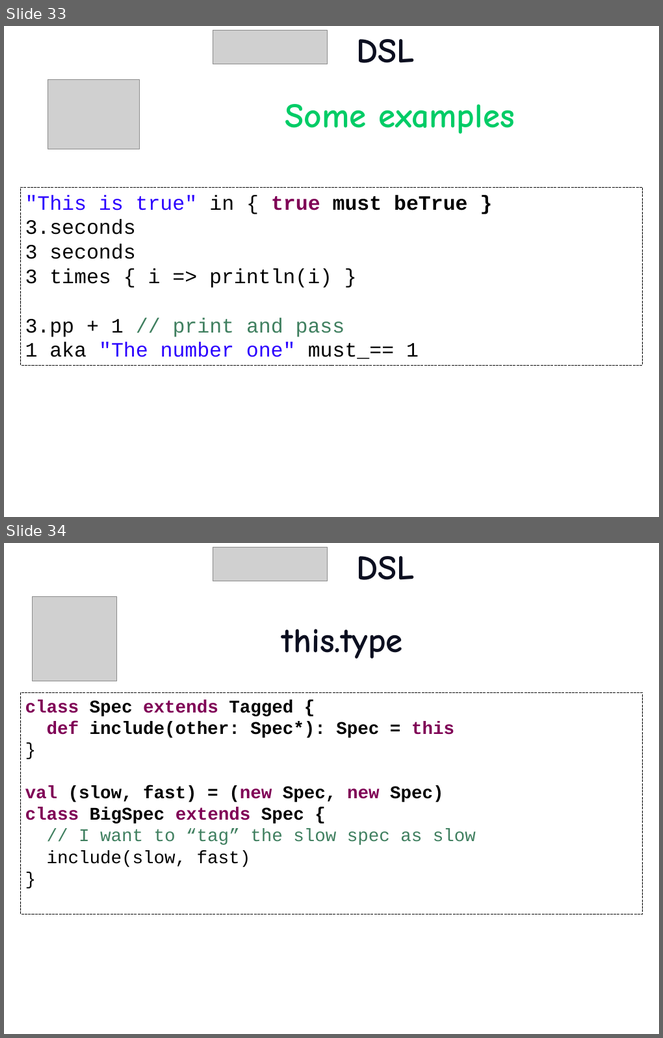
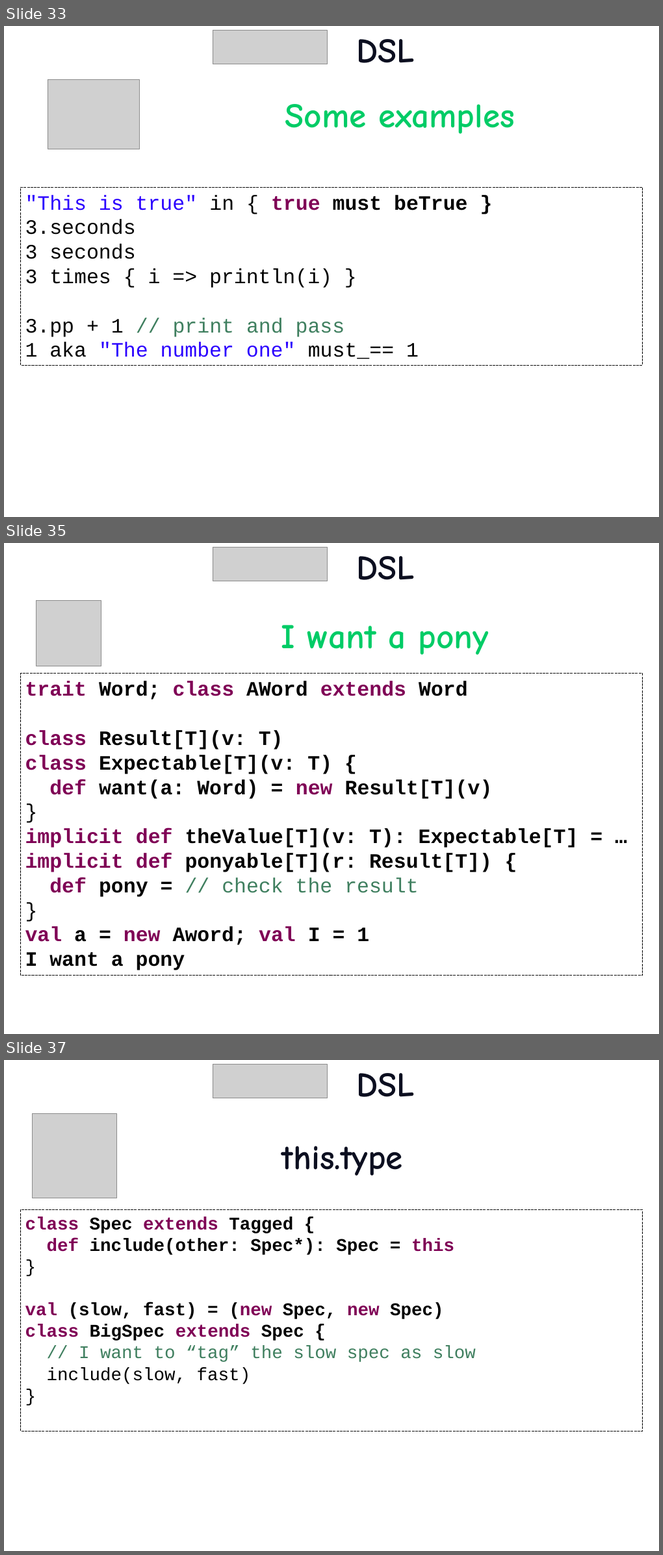
Before and after one commit to etorreborre/oscon-2010, a slide deck: src/main/resources/oscon_2010_specs.pptx. Shown one above the other, each under a label of ours: slides 33 and 34 before the commit, slides 33, 35 and 37 after it; the slides between them are not shown. The pictures are 663x1038 and 663x1555 pixels, drawn with LibreOffice and Linux fonts; fonts in the diff are those of the drawing; grey boxes stand for pictures; background and template pictures are left out. Boxes give left, top, right and bottom in pixels: in the first picture for what was removed or moved away, otherwise in the second. Text is boxed around its words. In the diff, an @@ line names an element or a change of style, - is before the commit and + after.

Commit message:
added results

```diff
--- a/src/main/resources/oscon_2010_specs.pptx
+++ b/src/main/resources/oscon_2010_specs.pptx
@@ slide 35 added at (4, 543, 659, 1034), background picture (left out) @@
@@ picture added at (213, 547, 328, 581) @@
@@ title added at (357, 556, 415, 580), 54 pt, text #0C0F20, bold @@
+DSL
@@ picture added at (36, 601, 102, 666) @@
@@ text added at (281, 625, 489, 655), 54 pt, text #00CC66, bold @@
+I want a pony
@@ rectangle added at (21, 674, 642, 976), fill #FFFFFF, outline #000000 0.75 pt dashed, 32 pt, text #000000, bold @@
+trait Word; class AWord extends Word
+class Result[T](v: T)
+class Expectable[T](v: T) {
+def want(a: Word) = new Result[T](v)
+}
+implicit def theValue[T](v: T): Expectable[T] = …
+implicit def ponyable[T](r: Result[T]) {
+def pony = // check the result
+}
+val a = new Aword; val I = 1
+I want a pony
@@ what was slide 34 is now slide 37 @@
```
Also in this commit, not shown: 2 slides changed, 2 other slides added, 1 slide removed, 2 other files.
